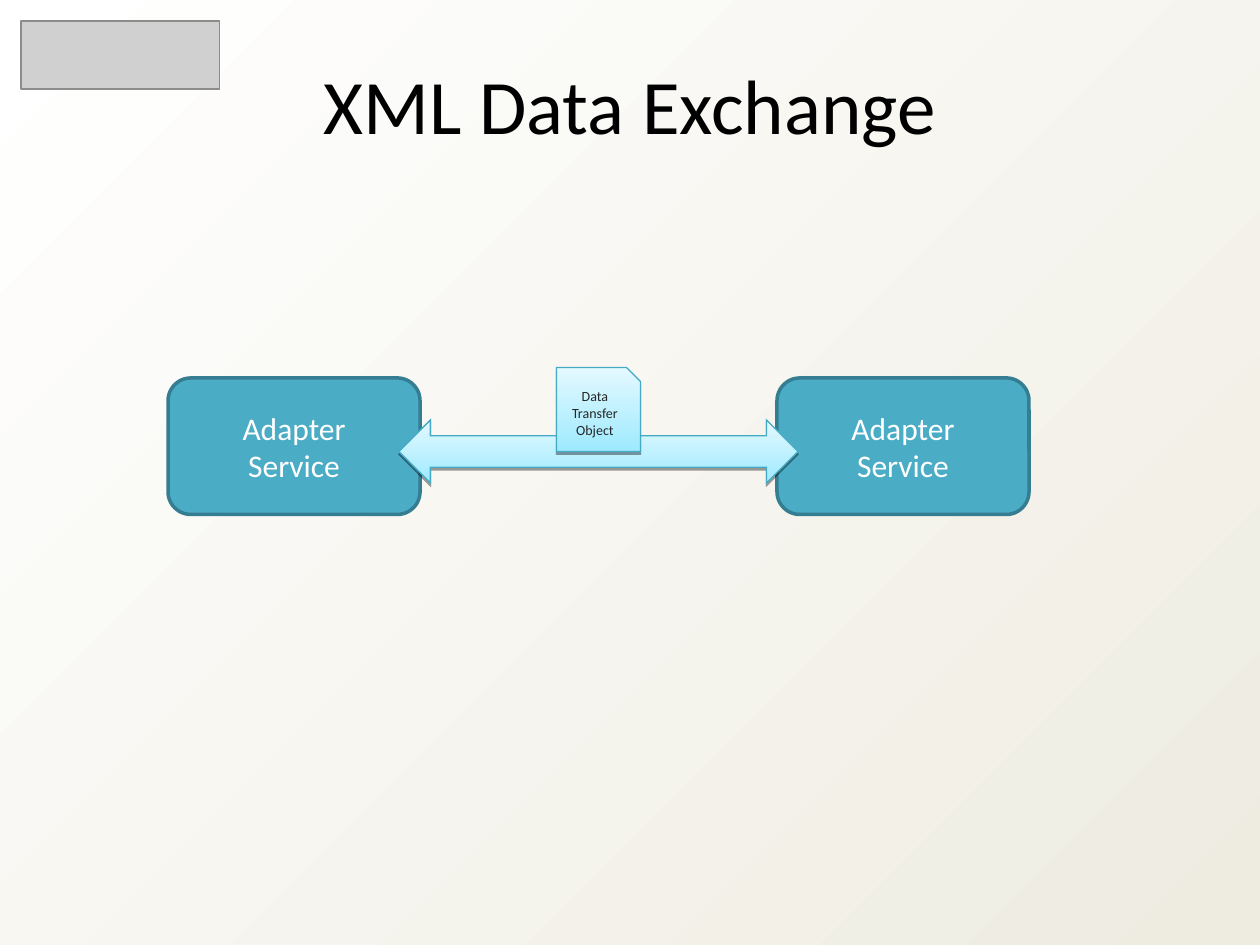
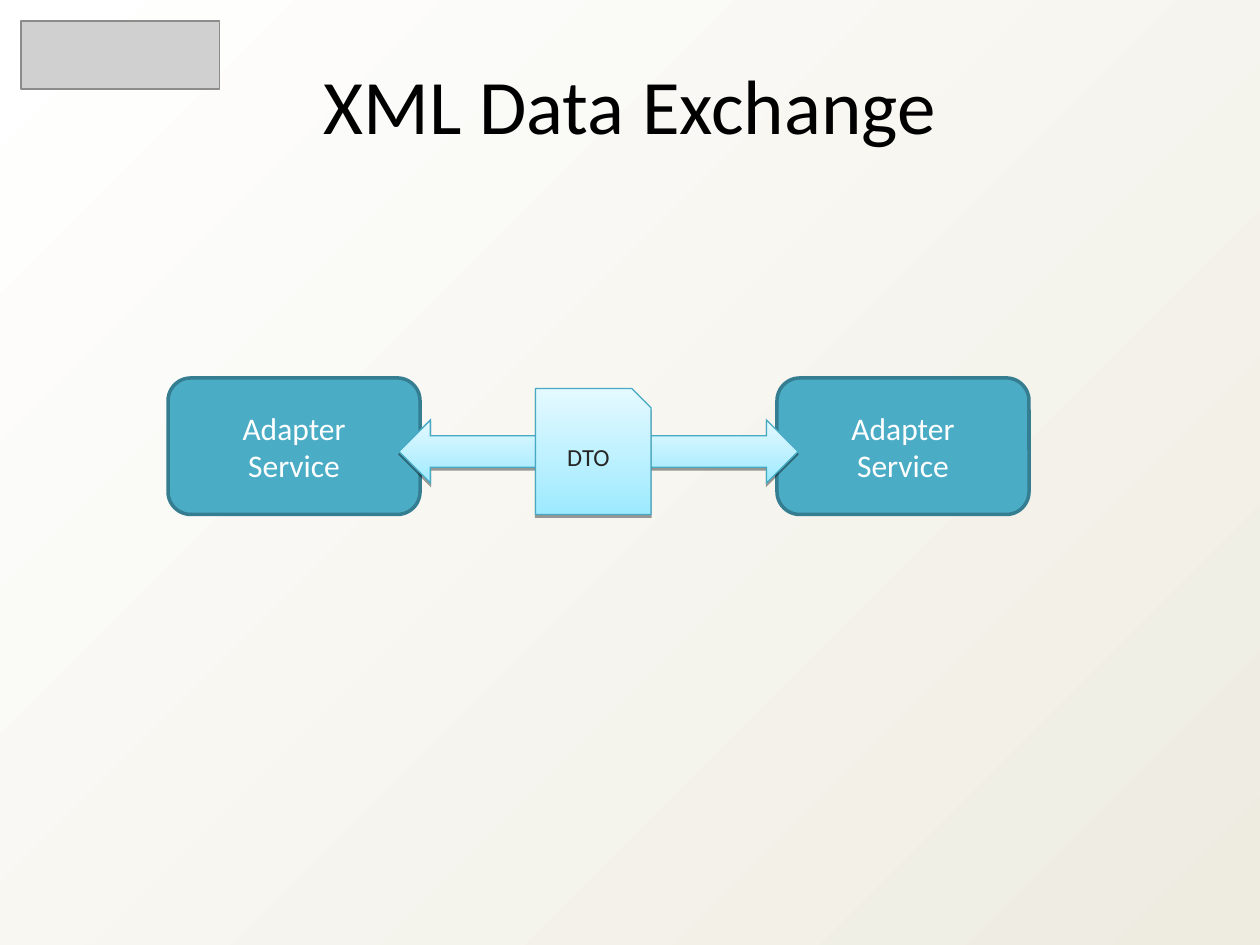
Before and after one commit to heyena/iring-tools, a slide deck: slide 8 of trunk/Documentation/iRINGTools_SDK_Overview_v1_2_1.ppt. Drawn at 1260x945 pixels with LibreOffice and Linux fonts; fonts in the diff are those of the drawing; grey boxes stand for pictures. Boxes give left, top, right and bottom in pixels: in the first picture for what was removed or moved away, otherwise in the second. Text is boxed around its words. In the diff, an @@ line names an element or a change of style, - is before the commit and + after.

```diff
--- a/trunk/Documentation/iRINGTools_SDK_Overview_v1_2_1.ppt
+++ b/trunk/Documentation/iRINGTools_SDK_Overview_v1_2_1.ppt
@@ freeform shape added at [536, 388, 651, 514], fill gradient #9EEAFF to #E4F9FF, outline #46AAC5 0.74 pt, 14 pt, text #262626 @@
+DTO
@@ freeform shape removed at [557, 368, 641, 452] @@
-Data Transfer Object
```
Also in this commit, not shown: 5 other slides changed, 3 slides added, 4 slides removed.
